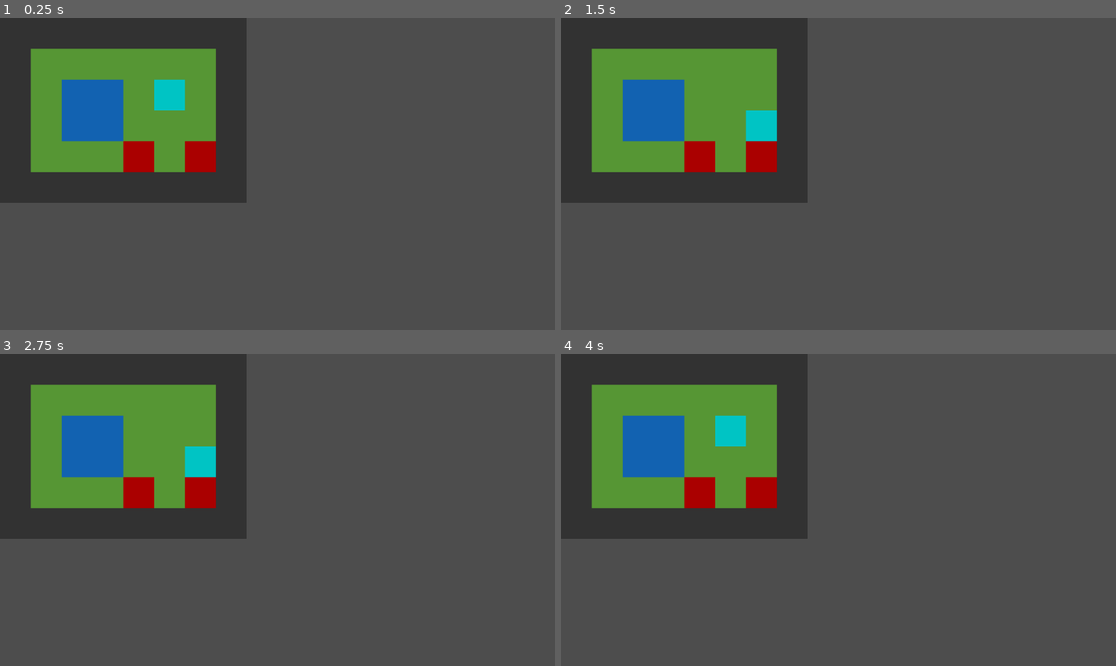
Above: before the commit, frames 1-4 (two rows, left to right).
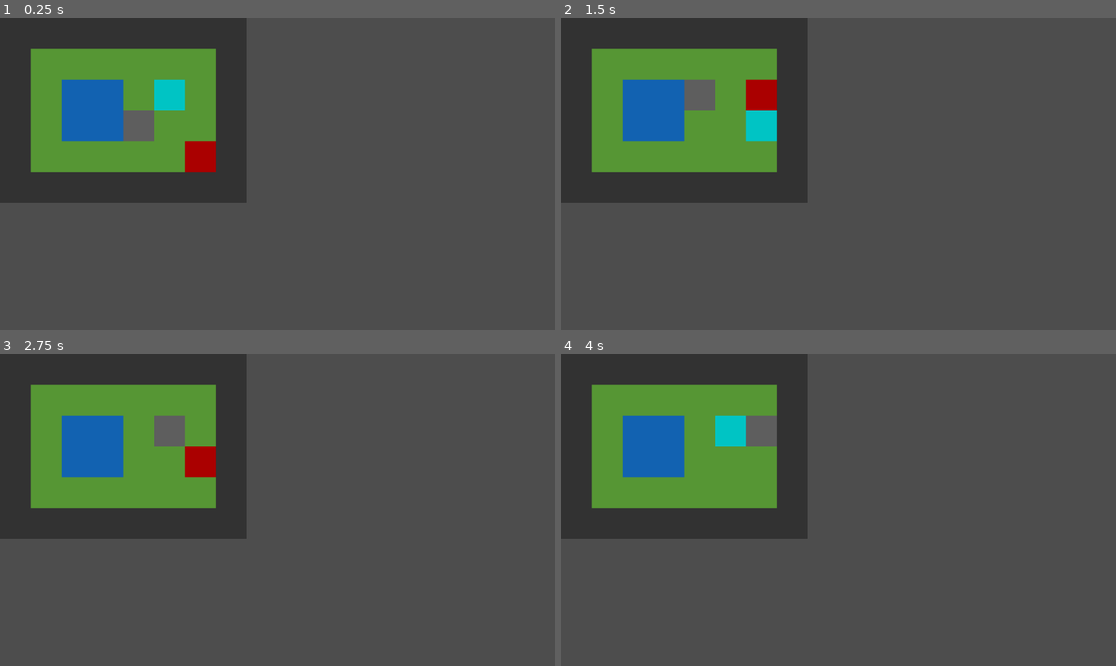
Above: after the commit, the same moments.

Repository: Xaklor/ldjam59
Game: Godot game, scene res://level/main.tscn
Two runs of this game, one before a commit and one after it. Both use one fixed random seed, a clock stepped at 60 frames per second and the inputs below.
Inputs:
- Up to frame 1 (0.25 s): no input
- Up to frame 2 (1.5 s): tap Enter at 0.5 s; hold Right (move_right) 0.53-1.28 s; tap Space (face_button_up, bound only after the commit) at 1.25 s; hold Down (move_down) from 1.28 s (still down)
- Up to frame 3 (2.75 s): tap Enter at 2 s; release Down (move_down) at 2.03 s; hold Right (move_right) from 2.03 s (still down)
- Up to frame 4 (4 s): tap Space (face_button_up, bound only after the commit) at 2.75 s; release Right (move_right) at 2.78 s; hold Up (move_up) 2.78-3.53 s; tap Enter at 3.5 s; hold Left (move_left) from 3.53 s (still down)

The runs differ from the first frame. In frame 1, 1.1% of the frame differs, in the area x 22-28%, y 29-50%; in frame 2, 2.2%, in the area x 22-39%, y 19-50%; in frame 3, 2.2%; in frame 4, 1.7%.

Commit message:
add astar pathing to enemies

Diff:
--- a/entities/player.tscn
+++ b/entities/player.tscn
@@ -1,17 +1,17 @@
-[gd_scene load_steps=3 format=3 uid="uid://cnx1by327ssap"]
+[gd_scene format=3 uid="uid://cnx1by327ssap"]
 
 [ext_resource type="Script" uid="uid://bmdxia6ckn02f" path="res://entities/player.gd" id="1_merdl"]
 
 [sub_resource type="RectangleShape2D" id="RectangleShape2D_u3f3p"]
 size = Vector2(64, 64)
 
-[node name="player" type="Area2D"]
+[node name="player" type="Area2D" unique_id=1911441407]
 script = ExtResource("1_merdl")
 
-[node name="hitbox" type="CollisionShape2D" parent="."]
+[node name="hitbox" type="CollisionShape2D" parent="." unique_id=1897733318]
 shape = SubResource("RectangleShape2D_u3f3p")
 
-[node name="color" type="ColorRect" parent="."]
+[node name="color" type="ColorRect" parent="." unique_id=338438910]
 offset_left = -32.0
 offset_top = -32.0
 offset_right = 32.0
--- a/entities/sleepy.gd
+++ b/entities/sleepy.gd
@@ -3,6 +3,9 @@
 @onready var main = get_tree().get_root().get_node("main")
 @onready var player = main.get_node("player")
 @onready var tile_map: TileMapLayer = get_tree().get_root().get_node("main").get_node("tile_map")
+@onready var wake_up_sound = $AudioStreamPlayer
+
+var asleep: bool = true
 
 # initialization
 func _ready():
@@ -12,10 +15,29 @@
 func _process(delta: float):
 	pass
 
+func _input(event: InputEvent) -> void:
+	if (event.is_action_pressed("move_up") or
+	   	event.is_action_pressed("move_down") or
+	   	event.is_action_pressed("move_left") or
+	   	event.is_action_pressed("move_right")):
+		step()
+
 # take a turn
 func step():
 	# sleepy is strong but passive until pinged
-	pass
+	if asleep:
+		return
+
+	var curr_pos = tile_map.local_to_map(position)
+	var player_pos = tile_map.local_to_map(player.position)
+
+	var path = tile_map.astar.get_id_path(curr_pos, player_pos)
+	if path.size() < 2:
+		return
+
+	var next_pos = tile_map.map_to_local(path[1])
+	position = next_pos
+
 
 # called when the player is in range and this enemy wants to attack them
 func intend_to_attack():
@@ -27,4 +49,5 @@
 
 # called when the player uses a ping
 func on_player_ping():
-	pass
+	wake_up_sound.play()
+	asleep = false
--- a/entities/sleepy.tscn
+++ b/entities/sleepy.tscn
@@ -1,19 +1,23 @@
-[gd_scene load_steps=3 format=3 uid="uid://bm8rywux3jirg"]
+[gd_scene format=3 uid="uid://r5mfptjb57cb"]
 
 [ext_resource type="Script" uid="uid://buh4g4vo185mb" path="res://entities/sleepy.gd" id="1_0wkjs"]
+[ext_resource type="AudioStream" uid="uid://cs8q3020urt35" path="res://assets/random.wav" id="2_bmyvh"]
 
 [sub_resource type="RectangleShape2D" id="RectangleShape2D_bmyvh"]
 size = Vector2(64, 64)
 
-[node name="sleepy" type="Area2D" groups=["enemies"]]
+[node name="sleepy" type="Area2D" unique_id=180175543 groups=["enemies"]]
 script = ExtResource("1_0wkjs")
 
-[node name="hitbox" type="CollisionShape2D" parent="."]
+[node name="hitbox" type="CollisionShape2D" parent="." unique_id=560067794]
 shape = SubResource("RectangleShape2D_bmyvh")
 
-[node name="color" type="ColorRect" parent="."]
+[node name="color" type="ColorRect" parent="." unique_id=744876171]
 offset_left = -32.0
 offset_top = -32.0
 offset_right = 32.0
 offset_bottom = 32.0
 color = Color(0.37, 0.37, 0.37, 1)
+
+[node name="AudioStreamPlayer" type="AudioStreamPlayer" parent="." unique_id=1704365746]
+stream = ExtResource("2_bmyvh")
--- a/entities/stabby.gd
+++ b/entities/stabby.gd
@@ -8,14 +8,29 @@
 func _ready():
 	pass
 
+
 # per-frame processing
 func _process(delta: float):
 	pass
 
+func _input(event: InputEvent) -> void:
+	if (event.is_action_pressed("move_up") or
+	   	event.is_action_pressed("move_down") or
+	   	event.is_action_pressed("move_left") or
+	   	event.is_action_pressed("move_right")):
+		step()
+
 # take a turn
 func step():
-	# stabby is weak but always aggressive
-	pass
+	var curr_pos = tile_map.local_to_map(position)
+	var player_pos = tile_map.local_to_map(player.position)
+
+	var path = tile_map.astar.get_id_path(curr_pos, player_pos)
+	if path.size() < 2:
+		return
+
+	var next_pos = tile_map.map_to_local(path[1])
+	position = next_pos
 
 # called when the player is in range and this enemy wants to attack them
 func intend_to_attack():
--- a/level/main.tscn
+++ b/level/main.tscn
@@ -1,10 +1,11 @@
-[gd_scene load_steps=8 format=4 uid="uid://yyvtbpgfecja"]
+[gd_scene format=4 uid="uid://yyvtbpgfecja"]
 
-[ext_resource type="Texture2D" uid="uid://btfksi1su8fwp" path="res://assets/basic tileset.png" id="1_ig7tw"]
-[ext_resource type="Script" uid="uid://c4pm7j3wm3gcq" path="res://level/main.gd" id="1_qh04p"]
+[ext_resource type="Texture2D" uid="uid://d08xjk0jvamu3" path="res://assets/basic tileset.png" id="1_ig7tw"]
+[ext_resource type="Script" path="res://level/main.gd" id="1_qh04p"]
 [ext_resource type="PackedScene" uid="uid://cnx1by327ssap" path="res://entities/player.tscn" id="2_0ukcc"]
 [ext_resource type="Script" uid="uid://c6gcgmrtuod8l" path="res://level/tile_map.gd" id="2_nt2wp"]
-[ext_resource type="PackedScene" uid="uid://dgll4nlcltkvv" path="res://entities/stabby.tscn" id="5_k8f8b"]
+[ext_resource type="PackedScene" path="res://entities/stabby.tscn" id="5_k8f8b"]
+[ext_resource type="PackedScene" uid="uid://r5mfptjb57cb" path="res://entities/sleepy.tscn" id="6_7vc00"]
 
 [sub_resource type="TileSetAtlasSource" id="TileSetAtlasSource_0xm2m"]
 texture = ExtResource("1_ig7tw")
@@ -24,21 +25,21 @@
 custom_data_layer_0/type = 4
 sources/0 = SubResource("TileSetAtlasSource_0xm2m")
 
-[node name="main" type="Node"]
+[node name="main" type="Node" unique_id=1538040922]
 script = ExtResource("1_qh04p")
 
-[node name="tile_map" type="TileMapLayer" parent="."]
+[node name="tile_map" type="TileMapLayer" parent="." unique_id=80532063]
 tile_map_data = PackedByteArray("AAAAAAAAAAABAAEAAAAAAAEAAAABAAEAAAAAAAIAAAABAAEAAAAAAAMAAAABAAEAAAAAAAQAAAABAAEAAAAAAA …(688 unchanged characters)…
 tile_set = SubResource("TileSet_h2yge")
 script = ExtResource("2_nt2wp")
 
-[node name="player" parent="." instance=ExtResource("2_0ukcc")]
+[node name="player" parent="." unique_id=1736263907 instance=ExtResource("2_0ukcc")]
 position = Vector2(352, 160)
 
-[node name="stabby" parent="." instance=ExtResource("5_k8f8b")]
+[node name="stabby" parent="." unique_id=782767345 instance=ExtResource("5_k8f8b")]
 position = Vector2(416, 288)
 
-[node name="stabby2" parent="." instance=ExtResource("5_k8f8b")]
-position = Vector2(288, 288)
+[node name="sleepy" parent="." unique_id=180175543 instance=ExtResource("6_7vc00")]
+position = Vector2(288, 224)
 
 [connection signal="ping" from="player" to="." method="_on_player_ping"]
--- a/project.godot
+++ b/project.godot
@@ -8,11 +8,15 @@
 
 config_version=5
 
+[animation]
+
+compatibility/default_parent_skeleton_in_mesh_instance_3d=true
+
 [application]
 
 config/name="LDjam59"
 run/main_scene="uid://yyvtbpgfecja"
-config/features=PackedStringArray("4.4", "Forward Plus")
+config/features=PackedStringArray("4.6", "Forward Plus")
 config/icon="res://icon.svg"
 
 [global_group]
@@ -39,6 +43,7 @@
 face_button_up={
 "deadzone": 0.2,
 "events": [Object(InputEventJoypadButton,"resource_local_to_scene":false,"resource_name":"","device":-1,"button_index":3,"pressure":0.0,"pressed":false,"script":null)
+, Object(InputEventKey,"resource_local_to_scene":false,"resource_name":"","device":0,"window_id":0,"alt_pressed":false,"shift_pressed":false,"ctrl_pressed":false,"meta_pressed":false,"pressed":false,"keycode":0,"physical_keycode":32,"key_label":0,"unicode":0,"location":0,"echo":false,"script":null)
 ]
 }
 move_down={
Binary file added: assets/tileset.png
Not shown: 1 places in entities/stabby.tscn that only renumber resources
Binary file added: level/tileset.png
Not shown, added: assets/random.wav
